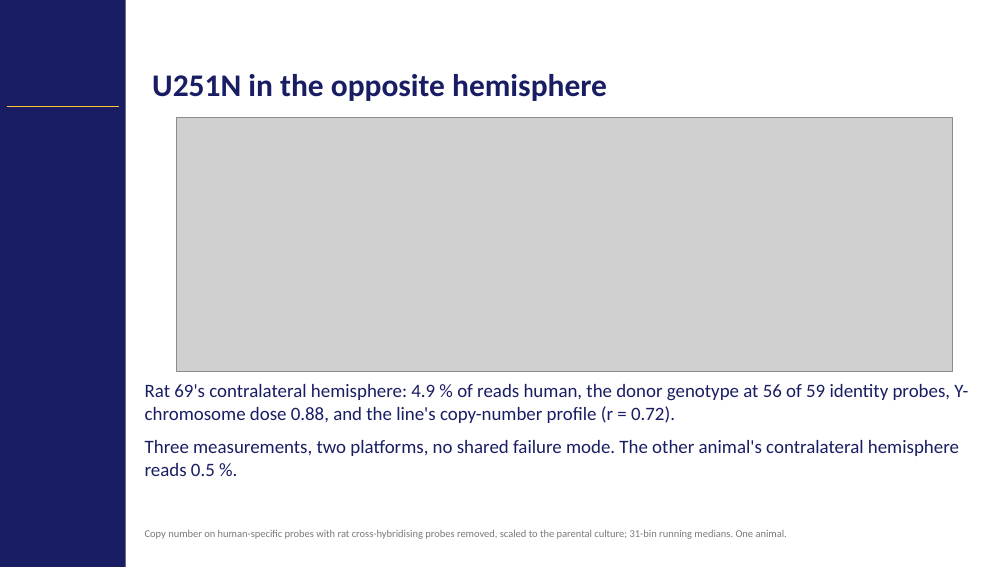
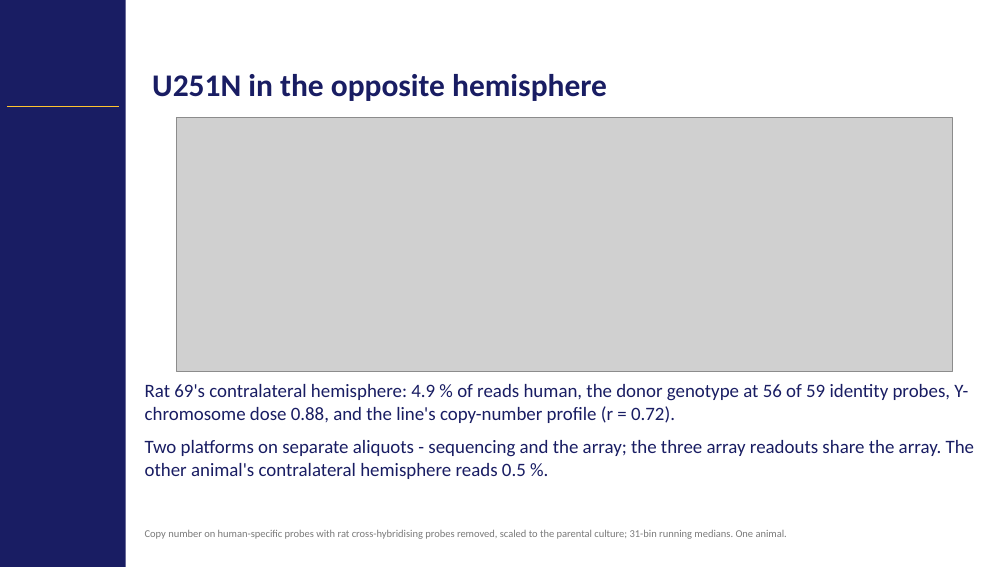
Before and after one commit to Gregory-Schwing-MD-PhD/u251-xenograft-rat-RNASeq-study, a slide deck: slide 21 of SLIDES/CNS2026_Schwing_Abstract418_CNStemplate_v6.pptx (slide 20 before the commit). Drawn at 1008x567 pixels with LibreOffice and Linux fonts; fonts in the diff are those of the drawing; grey boxes stand for pictures; background and template pictures are left out. Boxes give left, top, right and bottom in pixels: in the first picture for what was removed or moved away, otherwise in the second. Text is boxed around its words. In the diff, an @@ line names an element or a change of style, - is before the commit and + after.

```diff
--- a/SLIDES/CNS2026_Schwing_Abstract418_CNStemplate_v6.pptx
+++ b/SLIDES/CNS2026_Schwing_Abstract418_CNStemplate_v6.pptx
@@ text at bbox=[145, 440, 975, 479]: text changed @@
-Three measurements, two platforms, no shared failure mode. The other animal's contralateral hemisphere reads 0.5 %.
+Two platforms on separate aliquots - sequencing and the array; the three array readouts share the array. The other animal's contralateral hemisphere reads 0.5 %.
```
Also in this commit, not shown: 5 other slides changed, 1 slide added, 8 other files.
